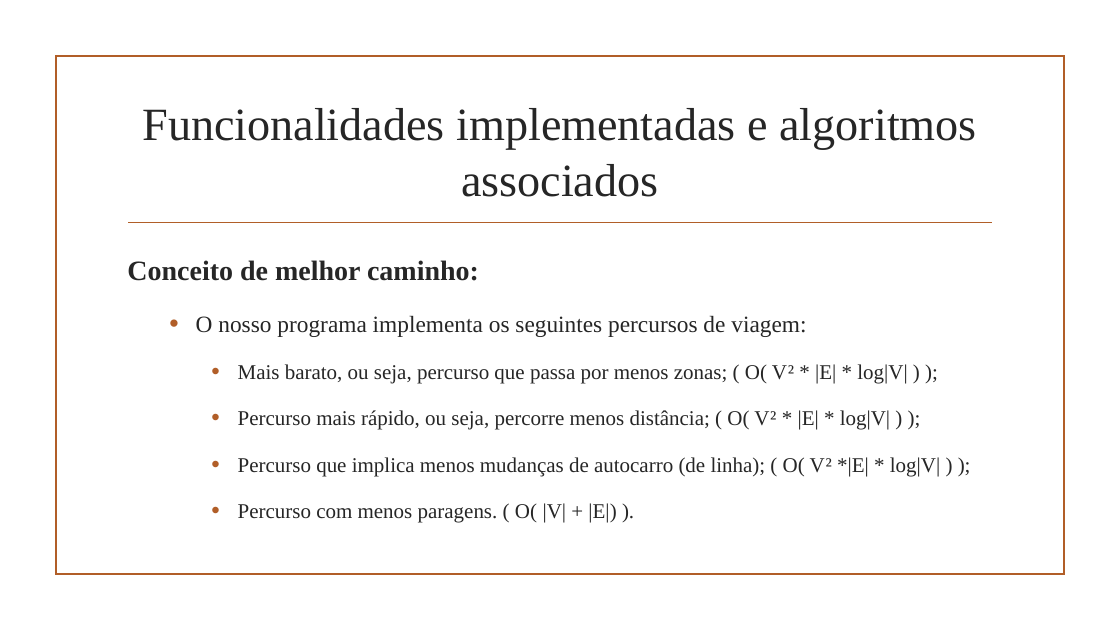
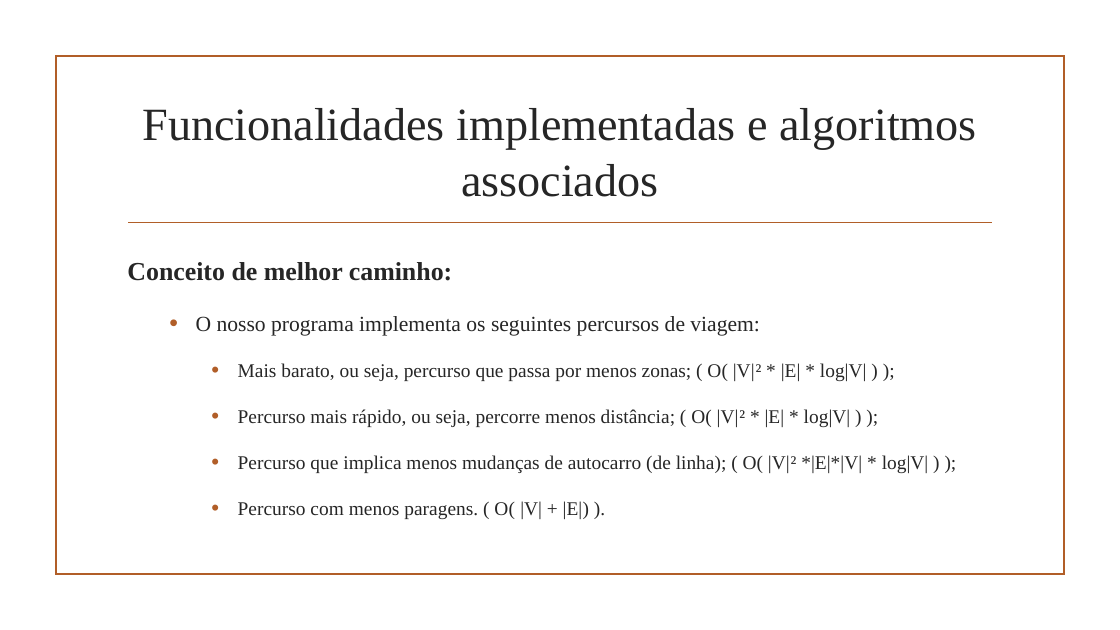
Before and after one commit to afs202005277/STCP-Pathfinder, a slide deck: slide 6 of Projeto2AED.pptx. Drawn at 1120x630 pixels with LibreOffice and Linux fonts; fonts in the diff are those of the drawing; background and template pictures are left out. Boxes give left, top, right and bottom in pixels: in the first picture for what was removed or moved away, otherwise in the second. Text is boxed around its words. In the diff, an @@ line names an element or a change of style, - is before the commit and + after.

```diff
--- a/Projeto2AED.pptx
+++ b/Projeto2AED.pptx
@@ text at <box>127,262,759,519</box>: size 24 to 22.2 pt in "Conceito de melhor caminho:"; size 20 to 18.5 pt in "O nosso programa implementa os seguintes percursos ..."; size 18 to 16.6 pt in "Percurso com menos paragens. ( O( |V| ..."; line spacing 1.4 to 1.5 @@
@@ text at <box>238,363,929,473</box>: text changed; size 18 to 16.6 pt @@
-    • Mais barato, ou seja, percurso que passa por menos zonas; ( O( V² * |E| * log|V| ) );
-    • Percurso mais rápido, ou seja, percorre menos distância; ( O( V² * |E| * log|V| ) );
-    • Percurso que implica menos mudanças de autocarro (de linha); ( O( V² *|E| * log|V| ) );
+    • Mais barato, ou seja, percurso que passa por menos zonas; ( O( |V|² * |E| * log|V| ) );
+    • Percurso mais rápido, ou seja, percorre menos distância; ( O( |V|² * |E| * log|V| ) );
+    • Percurso que implica menos mudanças de autocarro (de linha); ( O( |V|² *|E|*|V| * log|V| ) );
```
Also in this commit, not shown: 2 other slides changed, 3 other files.
